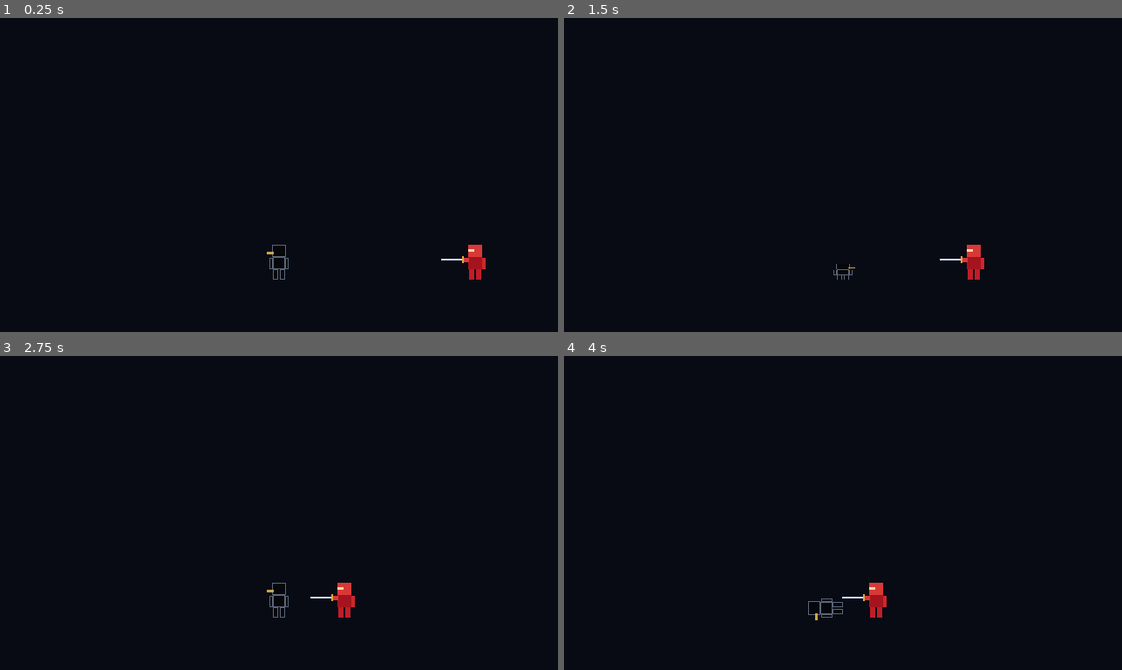
Above: before the commit, frames 1-4 (two rows, left to right).
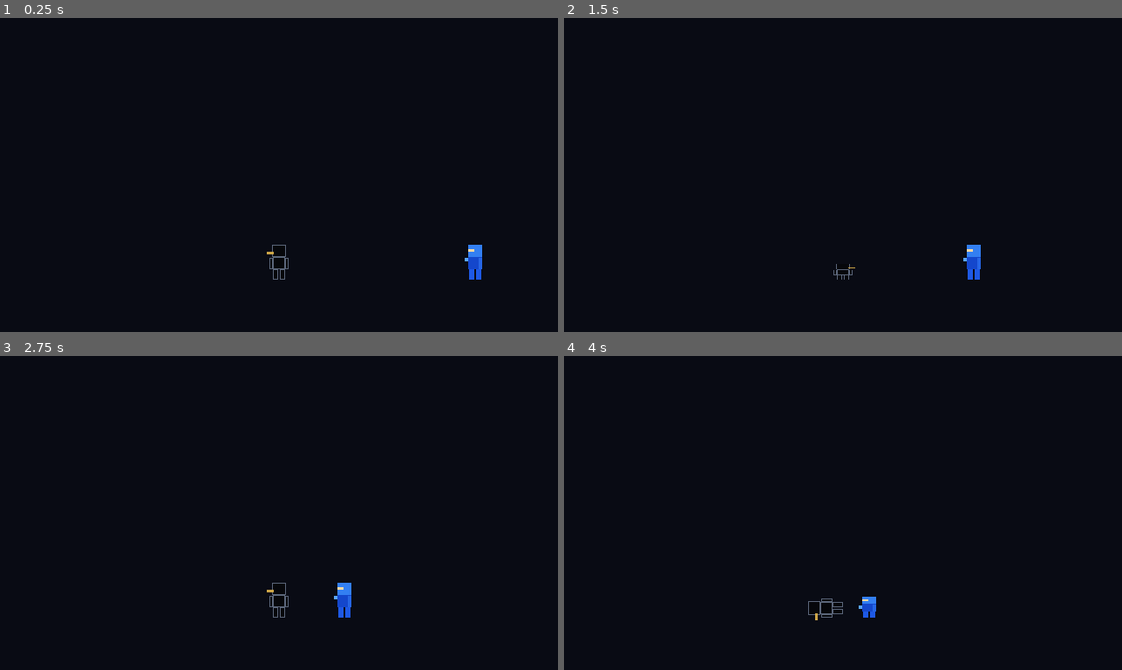
Above: after the commit, the same moments.

Repository: selymax79/Moonfall-Dojo
Game: Godot game, scene res://scenes/main.tscn
Same seed, same stepped clock (60 frames per second), same inputs: the game is played once before the commit and once after it.
Inputs:
- Up to frame 1 (0.25 s): no input
- Up to frame 2 (1.5 s): hold Right (turn_right) 0.53-1.28 s; hold X (kick) 0.53-1.28 s; tap Up (jump) at 0.77 s; hold Left (turn_left) from 1.28 s (still down); tap Down (duck) at 1.35 s
- Up to frame 3 (2.75 s): tap Up (jump) at 1.52 s; tap X (kick) at 1.55 s; release Left (turn_left) at 2.03 s; hold Right (turn_right) from 2.03 s (still down); hold X (kick) from 2.03 s (still down)
- Up to frame 4 (4 s): release X (kick) at 2.78 s; tap Z (punch) at 2.85 s; tap Up (jump) at 3.02, 3.77 s; tap X (kick) at 3.05 s; release Right (turn_right) at 3.53 s; hold Left (turn_left) from 3.53 s (still down); hold X (kick) from 3.53 s (still down)

The runs differ from the first frame. In frame 1, 0.3% of the frame differs, in the area x 79-88%, y 72-84%; in frame 2, 0.3%; in frame 3, 0.3%; in frame 4, 0.4%, in the area x 49-58%, y 72-84%.

Commit message:
Add Blue Assassin and raised kick geometry

Diff:
--- /dev/null
+++ b/scenes/blue_assassin.tscn
@@ -0,0 +1,67 @@
+[gd_scene load_steps=4 format=3]
+
+[ext_resource type="Script" path="res://scripts/blue_assassin.gd" id="1"]
+
+[sub_resource type="RectangleShape2D" id="Body"]
+resource_local_to_scene = true
+size = Vector2(16, 40)
+
+[sub_resource type="RectangleShape2D" id="Fist"]
+size = Vector2(4, 4)
+
+[node name="BlueAssassin" type="Area2D"]
+collision_layer = 2
+collision_mask = 0
+monitoring = false
+script = ExtResource("1")
+
+[node name="Hurtbox" type="CollisionShape2D" parent="."]
+position = Vector2(0, -20)
+shape = SubResource("Body")
+
+[node name="BodyVisuals" type="Node2D" parent="."]
+
+[node name="Head" type="Polygon2D" parent="BodyVisuals"]
+color = Color(0.2, 0.5, 0.95, 1)
+polygon = PackedVector2Array(-8, -40, 8, -40, 8, -26, -8, -26)
+
+[node name="Torso" type="Polygon2D" parent="BodyVisuals"]
+color = Color(0.08, 0.28, 0.8, 1)
+polygon = PackedVector2Array(-8, -26, 8, -26, 8, -12, -8, -12)
+
+[node name="BackArm" type="Polygon2D" parent="BodyVisuals"]
+color = Color(0.15, 0.4, 0.9, 1)
+polygon = PackedVector2Array(4, -25, 8, -25, 8, -12, 4, -12)
+
+[node name="LeftLeg" type="Polygon2D" parent="BodyVisuals"]
+color = Color(0.12, 0.35, 0.9, 1)
+polygon = PackedVector2Array(-7, -12, -1, -12, -1, 0, -7, 0)
+
+[node name="RightLeg" type="Polygon2D" parent="BodyVisuals"]
+color = Color(0.12, 0.35, 0.9, 1)
+polygon = PackedVector2Array(1, -12, 7, -12, 7, 0, 1, 0)
+
+[node name="Eyes" type="Polygon2D" parent="BodyVisuals"]
+color = Color(0.95, 0.85, 0.65, 1)
+polygon = PackedVector2Array(-8, -35, -1, -35, -1, -32, -8, -32)
+
+[node name="Forearm" type="Polygon2D" parent="."]
+color = Color(0.15, 0.4, 0.9, 1)
+polygon = PackedVector2Array(-8, -25, -10, -25, -10, -21, -8, -21)
+
+[node name="Fist" type="Node2D" parent="."]
+position = Vector2(-10, -23)
+
+[node name="Visual" type="Polygon2D" parent="Fist"]
+color = Color(0.35, 0.65, 1, 1)
+polygon = PackedVector2Array(-2, -2, 2, -2, 2, 2, -2, 2)
+
+[node name="Attack" type="Area2D" parent="Fist"]
+collision_layer = 0
+collision_mask = 0
+monitoring = false
+monitorable = false
+
+[node name="Shape" type="CollisionShape2D" parent="Fist/Attack"]
+shape = SubResource("Fist")
+disabled = true
--- a/scenes/main.tscn
+++ b/scenes/main.tscn
@@ -1,7 +1,7 @@
 [gd_scene load_steps=4 format=3]
 
 [ext_resource type="PackedScene" path="res://scenes/player.tscn" id="1_player"]
-[ext_resource type="PackedScene" path="res://scenes/red_assassin.tscn" id="2_enemy"]
+[ext_resource type="PackedScene" path="res://scenes/blue_assassin.tscn" id="2_enemy"]
 [ext_resource type="Script" path="res://scripts/main.gd" id="3_main"]
 
 [node name="Main" type="Node2D"]
@@ -10,5 +10,5 @@
 [node name="Player" parent="." instance=ExtResource("1_player")]
 position = Vector2(320, 300)
 
-[node name="RedAssassin" parent="." instance=ExtResource("2_enemy")]
+[node name="Assassin" parent="." instance=ExtResource("2_enemy")]
 position = Vector2(560, 300)
--- a/scenes/player.tscn
+++ b/scenes/player.tscn
@@ -6,7 +6,7 @@
 size = Vector2(19.5, 4)
 
 [sub_resource type="RectangleShape2D" id="KickShape"]
-size = Vector2(32, 6)
+size = Vector2(22, 6)
 
 [sub_resource type="RectangleShape2D" id="BodyShape"]
 resource_local_to_scene = true
@@ -36,7 +36,7 @@
 disabled = true
 
 [node name="Kick" type="CollisionShape2D" parent="AttackShapes"]
-position = Vector2(20, -12)
+position = Vector2(25, -30)
 shape = SubResource("KickShape")
 disabled = true
 
@@ -90,11 +90,11 @@
 
 [node name="RightLegOutline" type="Polygon2D" parent="Visuals/KickLeg"]
 color = Color(0.36, 0.40, 0.48, 1)
-polygon = PackedVector2Array(-3, 0, 3, 0, 3, 12, -3, 12)
+polygon = PackedVector2Array(-3, 0, 3, 0, 3, 6, 3, 12, -3, 12, -3, 6)
 
 [node name="RightLeg" type="Polygon2D" parent="Visuals/KickLeg"]
 color = Color(0.025, 0.03, 0.045, 1)
-polygon = PackedVector2Array(-2, 1, 2, 1, 2, 11, -2, 11)
+polygon = PackedVector2Array(-2, 1, 2, 1, 2, 6, 2, 11, -2, 11, -2, 6)
 
 [node name="Scarf" type="Polygon2D" parent="Visuals"]
 color = Color(0.8, 0.65, 0.28, 1)
--- /dev/null
+++ b/scripts/blue_assassin.gd
@@ -0,0 +1,101 @@
+extends Area2D
+
+const APPROACH_SPEED: float = 60.0
+const ATTACK_DISTANCE: float = 30.0
+const WINDUP_DURATION: float = 0.35
+const STRIKE_DURATION: float = 0.20
+const THRUST_DURATION: float = 0.16
+const CROUCH_DURATION: float = 0.08
+const CROUCH_HEIGHT_SCALE: float = 0.60
+const FIST_TRAVEL: float = 20.0
+const RECOVERY_DURATION: float = 0.25
+const RETRY_DELAY: float = 0.40
+const WINDUP_DISTANCE: float = APPROACH_SPEED * WINDUP_DURATION
+
+enum Phase { APPROACH, WINDUP, STRIKE, RECOVERY, WAIT }
+var phase: Phase = Phase.APPROACH
+var phase_elapsed: float = 0.0
+var is_dead: bool = false
+
+var crouch_elapsed: float = 0.0
+
+@onready var body: Node2D = $BodyVisuals
+@onready var hurtbox: CollisionShape2D = $Hurtbox
+@onready var fist: Node2D = $Fist
+@onready var fist_shape: CollisionShape2D = $Fist/Attack/Shape
+@onready var forearm: Polygon2D = $Forearm
+
+
+func advance_tick(delta: float, player_x: float, player_dead: bool) -> void:
+	if is_dead:
+		return
+	var strike_x: float = player_x + ATTACK_DISTANCE
+	var remaining: float = delta
+	# Carry unused time across phase boundaries so movement/timing do not depend on rounding.
+	if phase == Phase.APPROACH:
+		var travel_time: float = maxf(0.0, position.x - strike_x - WINDUP_DISTANCE) / APPROACH_SPEED
+		var step: float = minf(remaining, travel_time)
+		position.x -= APPROACH_SPEED * step
+		remaining -= step
+		if step < travel_time:
+			return
+		phase = Phase.WINDUP
+		phase_elapsed = 0.0
+	while remaining > 0.0:
+		if phase == Phase.WAIT and player_dead:
+			break
+		var duration: float = WINDUP_DURATION
+		match phase:
+			Phase.STRIKE: duration = STRIKE_DURATION
+			Phase.RECOVERY: duration = RECOVERY_DURATION
+			Phase.WAIT: duration = RETRY_DELAY
+		var step: float = minf(remaining, duration - phase_elapsed)
+		phase_elapsed += step
+		crouch_elapsed = minf(crouch_elapsed + step, CROUCH_DURATION)
+		remaining -= step
+		if phase == Phase.WINDUP:
+			position.x = move_toward(position.x, strike_x, APPROACH_SPEED * step)
+		if phase_elapsed < duration and not is_equal_approx(phase_elapsed, duration):
+			break
+		phase_elapsed = 0.0
+		match phase:
+			Phase.WINDUP:
+				position.x = strike_x
+				phase = Phase.STRIKE
+			Phase.STRIKE: phase = Phase.RECOVERY
+			Phase.RECOVERY: phase = Phase.WAIT
+			Phase.WAIT: phase = Phase.WINDUP
+	update_pose()
+
+
+func update_pose() -> void:
+	var crouch: float = crouch_elapsed / CROUCH_DURATION
+	var height_scale: float = lerpf(1.0, CROUCH_HEIGHT_SCALE, crouch)
+	body.scale.y = height_scale
+	hurtbox.position.y = -20.0 * height_scale
+	hurtbox.shape.size = Vector2(16.0, 40.0 * height_scale)
+	var extension: float = 0.0
+	if phase == Phase.STRIKE:
+		extension = minf(phase_elapsed / THRUST_DURATION, 1.0)
+	elif phase == Phase.RECOVERY:
+		extension = 1.0 - phase_elapsed / RECOVERY_DURATION
+	fist.position = Vector2(-10.0 - FIST_TRAVEL * extension, lerpf(-23.0, -12.0, crouch))
+	# The forearm stays attached to the body while the fist travels forward.
+	var y: float = fist.position.y
+	forearm.polygon = PackedVector2Array([
+		Vector2(-8, y - 2), Vector2(fist.position.x, y - 2),
+		Vector2(fist.position.x, y + 2), Vector2(-8, y + 2)
+	])
+
+
+func resolve_attack(player: Node2D) -> void:
+	if is_dead or player.is_dead or phase != Phase.STRIKE:
+		return
+	if fist_shape.shape.collide(fist_shape.global_transform, player.hurtbox.shape, player.hurtbox.global_transform):
+		player.receive_hit()
+
+func receive_hit() -> void:
+	if is_dead:
+		return
+	is_dead = true
+	queue_free()
--- a/scripts/main.gd
+++ b/scripts/main.gd
@@ -1,7 +1,7 @@
 extends Node2D
 
 @onready var player = $Player
-@onready var assassin = $RedAssassin
+@onready var assassin = $Assassin
 
 
 func _physics_process(delta: float) -> void:
--- a/scripts/player.gd
+++ b/scripts/player.gd
@@ -15,7 +15,8 @@
 const JUMP_HEIGHT: float = 55.0
 const DEATH_DURATION: float = 0.40
 const PUNCH_EXTENDED_SCALE: float = 1.5
-const KICK_EXTENDED_SCALE: float = 8.0 / 3.0
+const KICK_OUTLINE_EXTENDED = [Vector2(-3, 0), Vector2(10, -21), Vector2(32, -21), Vector2(32, -15), Vector2(10, -15), Vector2(3, 0)]
+const KICK_FILL_EXTENDED = [Vector2(-2, 0), Vector2(11, -20), Vector2(31, -20), Vector2(31, -16), Vector2(10, -16), Vector2(2, 0)]
 
 enum Action { NONE, PUNCH, KICK, DUCK, JUMP }
 
@@ -31,6 +32,8 @@
 var death_arm_scale: Vector2
 var death_leg_rotation: float
 var death_leg_scale: Vector2
+var kick_extension: float = 0.0
+var death_kick_extension: float = 0.0
 
 @onready var visuals: Node2D = $Visuals
 @onready var standing_visual_position: Vector2 = visuals.position
@@ -39,6 +42,10 @@
 @onready var punch_shape: CollisionShape2D = $AttackShapes/Punch
 @onready var kick_shape: CollisionShape2D = $AttackShapes/Kick
 @onready var hurtbox: CollisionShape2D = $Hurtbox/Body
+@onready var kick_outline: Polygon2D = $Visuals/KickLeg/RightLegOutline
+@onready var kick_fill: Polygon2D = $Visuals/KickLeg/RightLeg
+@onready var kick_outline_rest: PackedVector2Array = kick_outline.polygon
+@onready var kick_fill_rest: PackedVector2Array = kick_fill.polygon
 
 
 func _unhandled_input(event: InputEvent) -> void:
@@ -106,7 +113,6 @@
 		extension_duration = KICK_EXTENSION_DURATION
 		hold_duration = KICK_HOLD_DURATION
 		recovery_duration = KICK_RECOVERY_DURATION
-		extended_scale = KICK_EXTENDED_SCALE
 	elif current_action == Action.DUCK:
 		extension_duration = DUCK_CROUCH_DURATION
 		hold_duration = DUCK_HOLD_DURATION
@@ -125,6 +131,8 @@
 	if current_action == Action.DUCK:
 		# Visuals is rooted at the feet, so vertical compression keeps them planted.
 		visuals.scale.y = lerpf(1.0, DUCK_HEIGHT_SCALE, extension)
+	elif current_action == Action.KICK:
+		update_kick_pose(extension)
 	else:
 		# Visuals mirrors the animated limb when facing left.
 		limb.rotation = -PI / 2.0 * extension
@@ -132,10 +140,24 @@
 	if action_elapsed >= duration or is_equal_approx(action_elapsed, duration):
 		if current_action == Action.DUCK:
 			visuals.scale.y = 1.0
+		elif current_action == Action.KICK:
+			update_kick_pose(0.0)
 		else:
 			limb.rotation = 0.0
 			limb.scale = Vector2.ONE
 		current_action = Action.NONE
+
+
+func update_kick_pose(extension: float) -> void:
+	kick_extension = extension
+	var outline := PackedVector2Array()
+	var fill := PackedVector2Array()
+	# Bend at the knee while keeping the hip attached; the forward shin matches the hitbox.
+	for index in range(kick_outline_rest.size()):
+		outline.append(kick_outline_rest[index].lerp(KICK_OUTLINE_EXTENDED[index], extension))
+		fill.append(kick_fill_rest[index].lerp(KICK_FILL_EXTENDED[index], extension))
+	kick_outline.polygon = outline
+	kick_fill.polygon = fill
 
 
 func resolve_attack(enemy: Area2D) -> void:
@@ -176,6 +198,7 @@
 	death_arm_scale = punch_arm.scale
 	death_leg_rotation = kick_leg.rotation
 	death_leg_scale = kick_leg.scale
+	death_kick_extension = kick_extension
 
 
 func update_death(delta: float) -> void:
@@ -190,6 +213,7 @@
 	punch_arm.scale = death_arm_scale.lerp(Vector2.ONE, eased)
 	kick_leg.rotation = lerpf(death_leg_rotation, 0.0, eased)
 	kick_leg.scale = death_leg_scale.lerp(Vector2.ONE, eased)
+	update_kick_pose(lerpf(death_kick_extension, 0.0, eased))
 
 
 func update_jump(delta: float) -> void:
